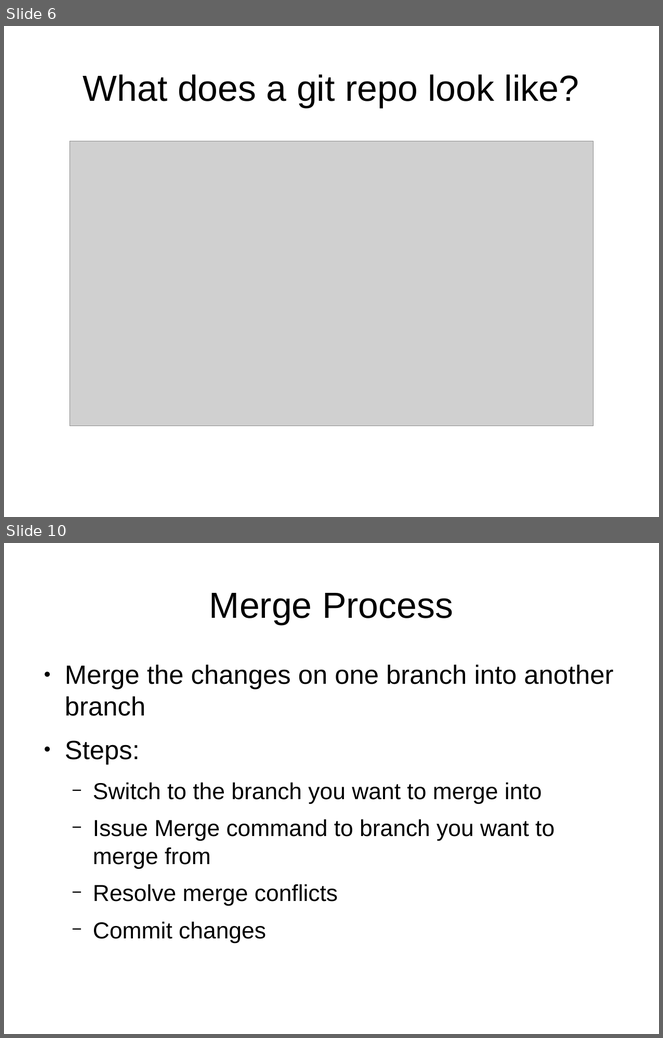
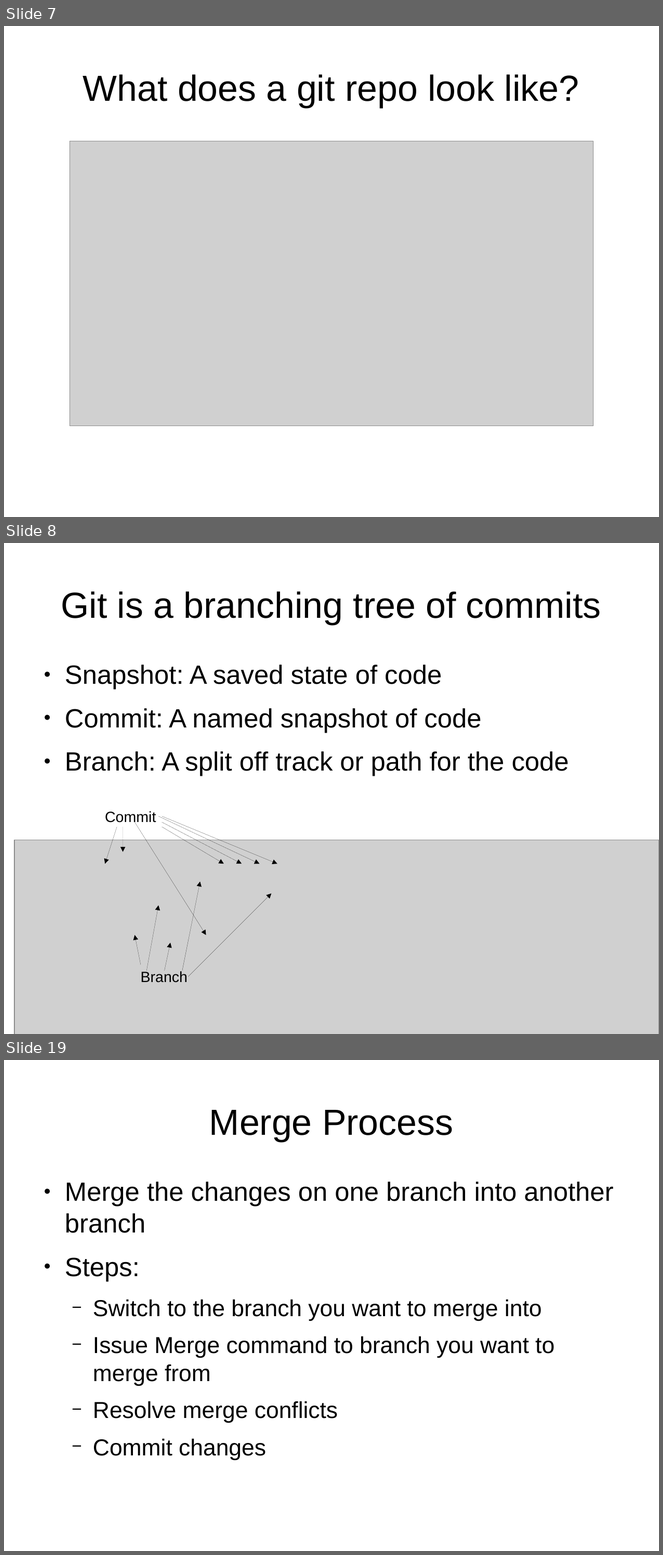
Before and after one commit to UMKCRobotics/Chris-Git-Presentation, a slide deck: presentation.odp. Shown one above the other, each under a label of ours: slides 6 and 10 before the commit, slides 7, 8 and 19 after it; the slides between them are not shown. The pictures are 663x1038 and 663x1555 pixels, drawn with LibreOffice and Linux fonts; fonts in the diff are those of the drawing; grey boxes stand for pictures. Boxes give left, top, right and bottom in pixels: in the first picture for what was removed or moved away, otherwise in the second. Text is boxed around its words. In the diff, an @@ line names an element or a change of style, - is before the commit and + after.

```diff
--- a/presentation.odp
+++ b/presentation.odp
@@ slide 8 added at box(4, 543, 659, 1034), background #FFFFFF @@
@@ title added at box(61, 591, 601, 625), 44 pt, text #000000 @@
+Git is a branching tree of commits
@@ text added at box(65, 665, 569, 776), 32 pt, text #000000 @@
+● Snapshot: A saved state of code
+● Commit: A named snapshot of code
+● Branch: A split off track or path for the code
@@ text added at box(105, 811, 156, 825), 18 pt, text #000000 @@
+Commit
@@ arrow added from (135, 822) to (206, 936), #000000 0 pt @@
@@ arrow added from (158, 817) to (260, 864), #000000 0 pt @@
@@ arrow added from (162, 822) to (242, 864), #000000 0 pt @@
@@ arrow added from (162, 817) to (278, 864), #000000 0 pt @@
@@ arrow added from (117, 827) to (105, 864), #000000 0 pt @@
@@ arrow added from (123, 827) to (123, 852), #000000 0 pt @@
@@ arrow added from (162, 827) to (224, 864), #000000 0 pt @@
@@ picture added at box(15, 840, 659, 1034) @@
@@ arrow added from (182, 971) to (200, 882), #000000 0 pt @@
@@ arrow added from (188, 977) to (272, 894), #000000 0 pt @@
@@ arrow added from (146, 971) to (158, 905), #000000 0 pt @@
@@ arrow added from (141, 965) to (135, 936), #000000 0 pt @@
@@ arrow added from (165, 971) to (170, 943), #000000 0 pt @@
@@ text added at box(141, 971, 188, 983), 18 pt, text #000000 @@
+Branch
@@ what was slide 6 is now slide 7 @@
@@ what was slide 10 is now slide 19 @@
```
Also in this commit, not shown: 5 slides changed, 12 other slides added, 1 slide removed, 16 other files.
